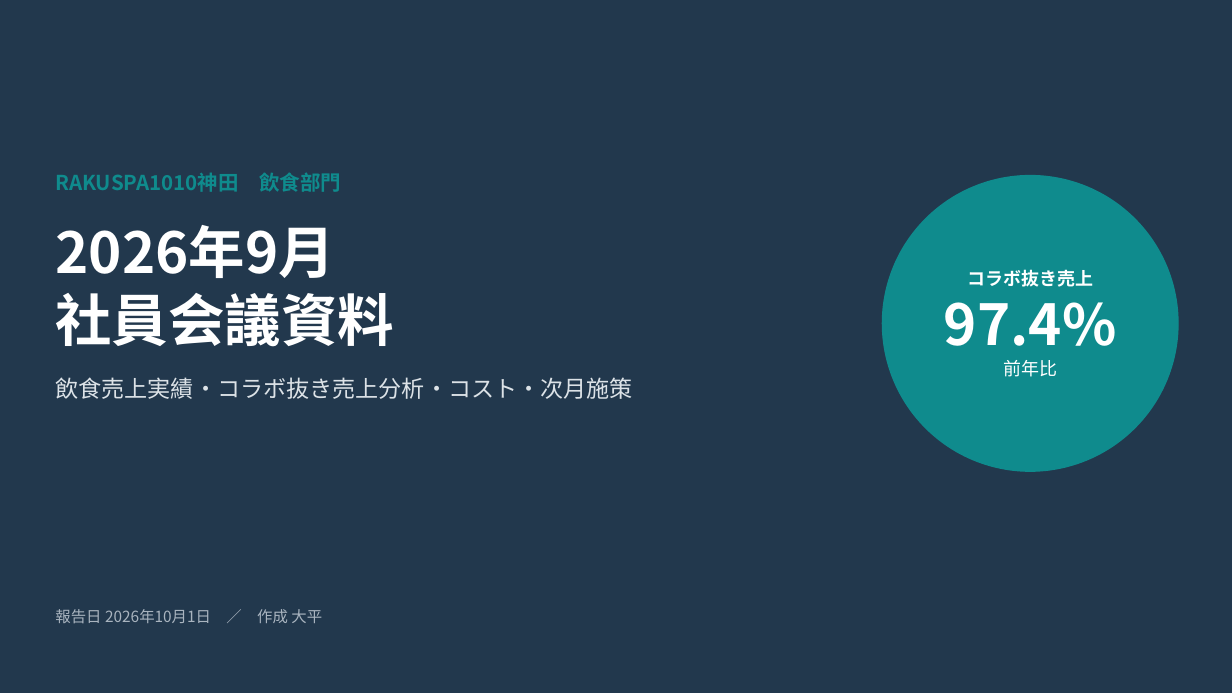
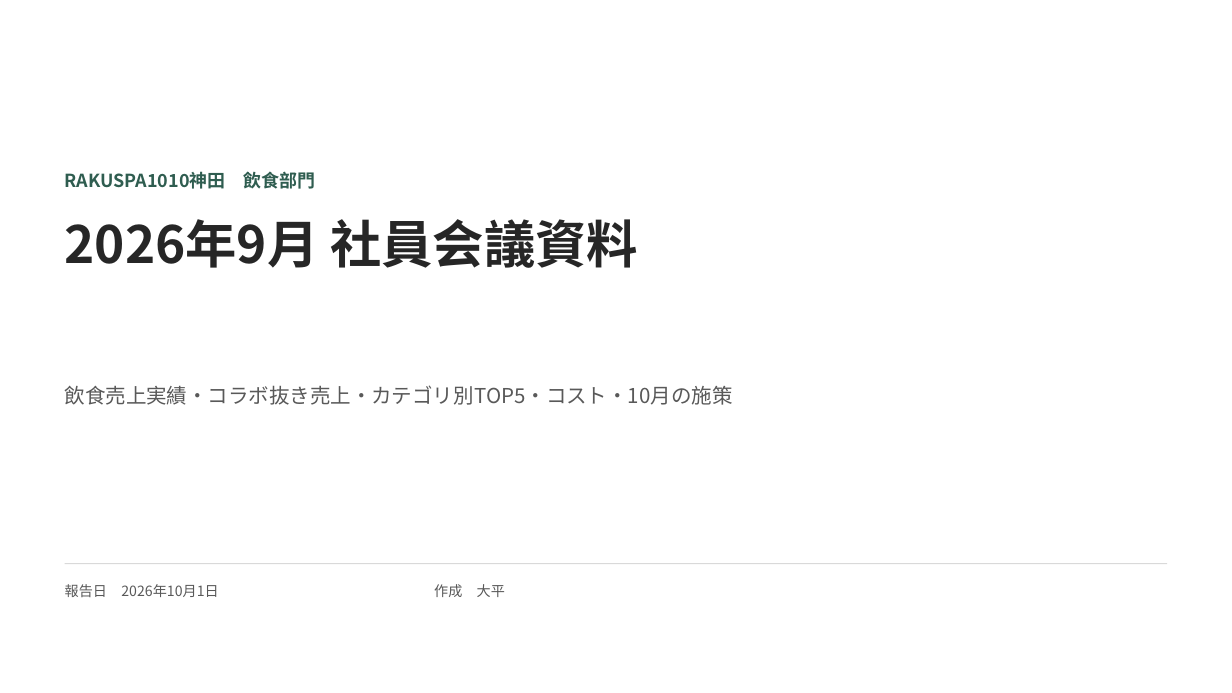
Before and after one commit to takumaoohira/-, a slide deck: slide 1 of 社員会議資料/2026年9月_社員会議資料_神田.pptx. Drawn at 1232x693 pixels with LibreOffice and Linux fonts; fonts in the diff are those of the drawing. Boxes give left, top, right and bottom in pixels: in the first picture for what was removed or moved away, otherwise in the second. Text is boxed around its words. In the diff, an @@ line names an element or a change of style, - is before the commit and + after.

```diff
--- a/社員会議資料/2026年9月_社員会議資料_神田.pptx
+++ b/社員会議資料/2026年9月_社員会議資料_神田.pptx
@@ background #22384D to #FFFFFF @@
@@ text "RAKUSPA1010神田 飲食部門": place and size @@
-text "RAKUSPA1010神田 飲食部門" at [55,173,341,192]
+text "RAKUSPA1010神田 飲食部門" at [65,171,316,189]
@@ text "RAKUSPA1010神田 飲食部門" at [65,171,316,189]: size 16 to 14 pt, text colour #0F8B8D to #2F5D50 @@
@@ ellipse removed at [883,176,1178,471] @@
@@ title at [65,219,638,268]: text changed; size 44 to 40 pt; text colour #FFFFFF to #262626 @@
-2026年9月
-社員会議資料
+2026年9月 社員会議資料
@@ text removed at [944,269,1117,377] @@
-コラボ抜き売上
-97.4%
-前年比
@@ text at [65,385,733,405]: text changed; size 18 to 16 pt; text colour #DCE2E7 to #595959 @@
-飲食売上実績・コラボ抜き売上分析・コスト・次月施策
+飲食売上実績・コラボ抜き売上・カテゴリ別TOP5・コスト・10月の施策
@@ line added from (65, 564) to (1167, 564), #D9D9D9 0.75 pt @@
@@ text at [65,584,218,597]: text changed; size 12 to 11 pt; text colour #A9B4BF to #595959 @@
-報告日 2026年10月1日 ／ 作成 大平
+報告日 2026年10月1日
@@ text added at [434,584,505,597], 11 pt, text #595959 @@
+作成 大平
```
Also in this commit, not shown: 14 other slides changed.
